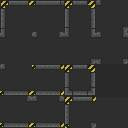
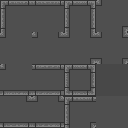
Layer changes from the first 128 x 128 image to the second:
added layer "White" above "Layer 17" over [0, 0, 128, 128]
hid "Layer 17", painted on it over [0, 0, 128, 128]
